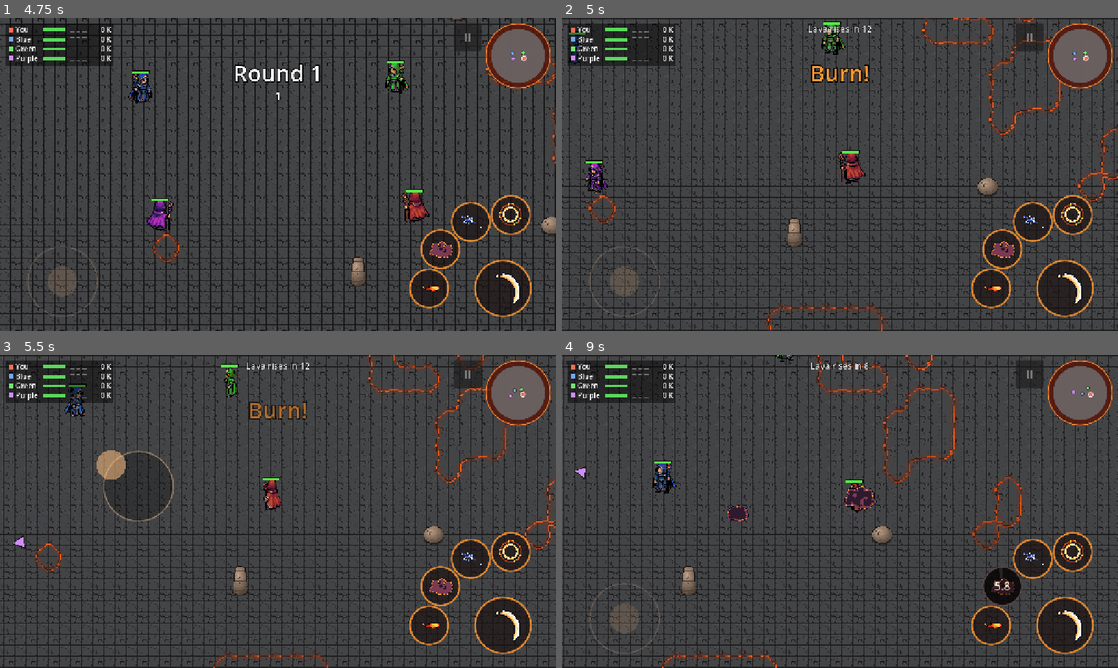
Above: before the commit, frames 1-4 (two rows, left to right).
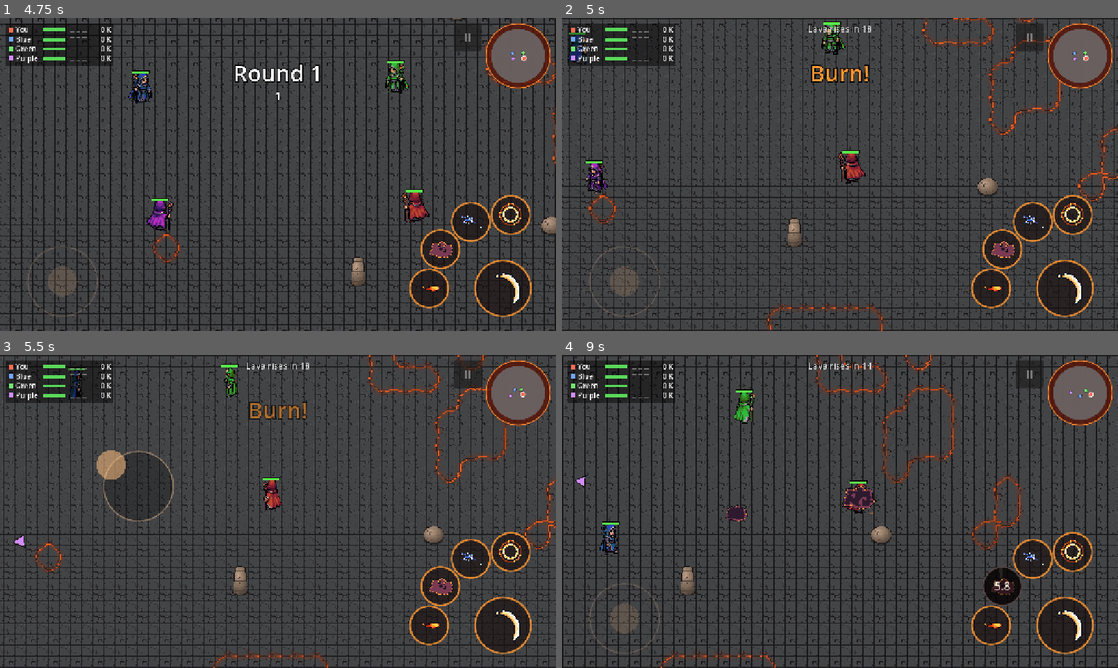
Above: after the commit, the same moments.

Repository: MariosToump/warlocks_on_android
Game: Godot game, scene res://scenes/game.tscn
Two runs of this game, one before a commit and one after it. Both use one fixed random seed, a clock stepped at 60 frames per second and the inputs below.
Inputs (mouse positions are in pixels of both pictures, inside the frame that each line leads up to):
- Up to frame 1 (4.75 s): click "Play" at 0.5 s; tap Enter at 1.25 s; move the mouse to (400, 158) at 1.27 s; hold D (move_right) 1.28-2 s; hold A (attack) 1.28-2 s; click (400, 158) at 1.42 s; click "II" at 2 s; click "Restart match" at 2.75 s; tap Space at 3.5 s; drag from (166, 190) to (250, 237) at 3.52 s; move the mouse to (333, 105) at 4.27 s; hold D (move_right) from 4.28 s (still down); hold A (attack) from 4.28 s (still down); tap Down (cam_down) at 4.35 s
- Up to frame 2 (5 s): keep holding D (move_right); keep holding A (attack)
- Up to frame 3 (5.5 s): release D (move_right) at 5 s; release A (attack) at 5 s; drag from (250, 574) to (111, 464) at 5.02 s
- Up to frame 4 (9 s): move the mouse to (1006, 558) at 5.77 s; hold S (move_down) 5.78-6.5 s; hold A (attack) 5.78-6.5 s; tap Right (cam_right) at 5.85 s; drag from (673, 464) to (756, 433) at 6.52 s; move the mouse to (867, 511) at 7.27 s; hold S (move_down) 7.28-8 s; hold A (attack) 7.28-8 s; click (867, 511) at 7.42 s; drag from (756, 433) to (728, 527) at 8.02 s; move the mouse to (962, 495) at 8.77 s; hold W (move_up) from 8.78 s (still down); hold A (attack) from 8.78 s (still down); tap Down (cam_down) at 8.85 s

Frame 1 is identical in both runs. In frame 2, 0.2% of the frame differs, in the area x 1-56%, y 2-15%; in frame 3, 0.4%; in frame 4, 22%, in the area x 0-100%, y 0-100%.

Commit message:
Lightning rework: 450 px reach, bolt-shaped hitbox, wider tip zone with 1.25x knockback; bots use the reach and go for tips; lava shrinks every 18 s (hold 12 s)
Co-Authored-By: Claude Opus 5.5 <noreply@anthropic.com>

Diff:
--- a/scripts/ai/ai_controller.gd
+++ b/scripts/ai/ai_controller.gd
@@ -31,8 +31,11 @@
 const LAVA_LOOKAHEAD := 0.3
 ## Staff: start walking in to swing from this far away.
 const STAFF_ENGAGE := 90.0
-## Lightning is used up to this distance (its range is 230).
-const LIGHTNING_REACH := 215.0
+## Lightning is used up to this share of its range (a little short of the
+## very end, so the bolt still lands after the target steps).
+const LIGHTNING_REACH := 0.93
+## Bonus for a target standing in the bolt's tip zone (wider, pushes harder).
+const LIGHTNING_TIP_BONUS := 0.35
 ## "Lava behind the target": this far past it, seen from the attacker.
 const BEHIND := 80.0
 ## Opening watch: attacks count this much, and it keeps at least this far off.
@@ -485,12 +488,15 @@
 func _score_lightning() -> float:
 	if target == null or not _can_cast("E") or target.is_shielded():
 		return 0.0
-	if _target_distance() > LIGHTNING_REACH or _rock_in_the_way():
+	var bolt := wizard.get_spell("E") as LightningSpell
+	var reach := bolt.max_range * LIGHTNING_REACH
+	if _target_distance() > reach or _rock_in_the_way():
 		return 0.0
 	var d := _target_distance()
+	var tip := LIGHTNING_TIP_BONUS if bolt.is_tip(d) else 0.0
 	if _lava_behind(target, wizard.global_position):
-		return 1.2 + 0.5 * (1.0 - d / LIGHTNING_REACH)
-	var s := 0.7 + 0.5 * (1.0 - d / LIGHTNING_REACH)
+		return 1.2 + 0.5 * (1.0 - d / reach) + tip
+	var s := 0.7 + 0.5 * (1.0 - d / reach) + tip
 	# Blasting them away is pointless for a bot that's trying to close in.
 	if d > preferred_distance() + 60.0:
 		s *= 0.4
--- a/scripts/arena.gd
+++ b/scripts/arena.gd
@@ -29,12 +29,12 @@
 
 @export_group("Shrinking")
 @export var shrinks := false ## the game turns this on
-@export var shrink_delay := 12.0 ## seconds between shrinks
+@export var shrink_delay := 18.0 ## seconds between shrinks
 @export var shrink_step_tiles := 6.0 ## how far the edge creeps in each time
 @export var shrink_speed := 3.0 ## tiles per second while creeping
 @export var shrink_warning := 4.0 ## seconds of warning line before a shrink
 @export var min_radius_tiles := 10.0 ## 3 steps of 6 from 28
-@export var min_hold := 8.0 ## seconds at the minimum before it regrows / sudden death
+@export var min_hold := 12.0 ## seconds at the minimum before it regrows / sudden death
 @export var regrows := true ## false = sudden death after the hold (the game turns this off for rounds)
 @export var final_shrink_speed := 1.2 ## tiles per second during sudden death
 @export_group("")
--- a/scripts/spells/lightning.gd
+++ b/scripts/spells/lightning.gd
@@ -1,16 +1,24 @@
 class_name LightningSpell
 extends Spell
-## E: an instant short bolt in a line. Hits the first wizard on the line
-## for high knockback. A shield stops it.
+## E: an instant bolt in a line. Hits the first wizard on the line for high
+## knockback. A shield stops it. The hitbox is a capsule around the drawn bolt;
+## its last `tip_length` px are a wider "tip" that pushes harder (v0.11).
 
 const HIT := preload("res://assets/sprites/effects/lightning_hit_frames.tres")
 const BOLT := preload("res://scripts/lightning_bolt.gd")
 
 @export var damage_by_level: Array[float] = [8.0, 10.0, 12.0, 14.0]
 @export var knockback_by_level: Array[float] = [700.0, 740.0, 780.0, 820.0]
-@export var max_range := 230.0
-## How far from the line a wizard's centre can be and still get hit.
-@export var hit_width := 14.0
+@export var max_range := 450.0
+## How far from the line a wizard's centre can be and still get hit (covers
+## the drawn bolt: +-6 px jitter and a 4 px line, plus the wizard's body).
+@export var hit_width := 16.0
+@export_group("Tip")
+## The last stretch of the bolt: easier to land and pushes harder.
+@export var tip_length := 70.0
+@export var tip_width := 28.0
+@export var tip_knockback := 1.25
+@export_group("")
 
 
 func _init() -> void:
@@ -36,8 +44,8 @@
 		var w := node as Wizard
 		if w == caster or not w.alive:
 			continue
-		var reach := (Wizard.SHIELD_RADIUS if w.is_shielded() else hit_width)
 		var t := (w.global_position - from).dot(dir)
+		var reach := Wizard.SHIELD_RADIUS if w.is_shielded() else width_at(t)
 		if t < 0.0 or t > max_range + reach:
 			continue
 		var off := (w.global_position - (from + dir * t)).length()
@@ -59,12 +67,25 @@
 			EffectOneShot.spawn_at_feet(HIT, parent, end).scale = Vector2(0.6, 0.6)
 		else:
 			end = from + dir * best_t
+			var tip := is_tip(best_t)
 			best.take_damage(damage_by_level[level], caster)
-			best.apply_knockback(dir * knockback_by_level[level])
+			best.apply_knockback(dir * knockback_by_level[level] * (tip_knockback if tip else 1.0))
 			best.flash_hit(dir)
-			EffectOneShot.spawn_at_feet(HIT, parent, best.global_position)
+			var spark := EffectOneShot.spawn_at_feet(HIT, parent, best.global_position)
+			if tip:
+				spark.scale = Vector2(1.6, 1.6)
 
 	var bolt: Node2D = BOLT.new()
 	bolt.from = from + dir * 10.0
 	bolt.to = end
 	parent.add_child(bolt)
+
+
+## Is a hit this far along the bolt a tip hit?
+func is_tip(t: float) -> bool:
+	return t >= max_range - tip_length
+
+
+## Hit radius around the bolt this far along it.
+func width_at(t: float) -> float:
+	return tip_width if is_tip(t) else hit_width
--- a/tools/test_ai_human.gd
+++ b/tools/test_ai_human.gd
@@ -409,13 +409,14 @@
 	for s in ["Q", "E", "W", "A"]: # walk only: no spells, no staff
 		(blue.get_spell(s) as Spell).cooldown_left = 99.0
 	_place(blue, c)
-	_place(green, c + Vector2(520, 0))
+	# Far enough that he walks a good way before his hold (lightning reach + 20).
+	_place(green, c + Vector2(820, 0))
 	# Count changes of sideways direction (his strafe already curves the
 	# path to one side, so "both sides of the line" isn't the measure).
 	var flips := 0
 	var side := 0
 	var last_y := blue.global_position.y
-	for i in 200:
+	for i in 300:
 		await _frames(1)
 		var vy := (blue.global_position.y - last_y) * 60.0
 		last_y = blue.global_position.y
--- /dev/null
+++ b/tools/test_lightning.gd
@@ -0,0 +1,146 @@
+extends SceneTree
+## Lightning rework (v0.11): 450 px reach, a capsule hitbox like the drawn bolt,
+## a wider tip zone with a knockback bonus, and bots that use the new reach.
+##   godot --headless --path . -s tools/test_lightning.gd
+
+var game: Node
+var player: Wizard
+var blue: Wizard
+var green: Wizard
+var purple: Wizard
+var arena: Arena
+var bolt: LightningSpell
+var c: Vector2
+var failures := 0
+
+
+func _init() -> void:
+	game = load("res://scenes/game.tscn").instantiate()
+	game.bot_ai = false
+	game.shrink_arena = false
+	game.rounds = false
+	game.get_node("Arena").platform_radius_tiles = 38.0
+	game.apply_settings = false
+	game.title_screen = false
+	root.add_child(game)
+	_run.call_deferred()
+
+
+func _run() -> void:
+	await _frames(5)
+	arena = game.get_node("Arena")
+	player = game.get_node("Wizards/Player")
+	blue = game.get_node("Wizards/BotBlue")
+	green = game.get_node("Wizards/BotGreen")
+	purple = game.get_node("Wizards/BotPurple")
+	c = arena.get_center()
+	player.get_node("PlayerController").process_mode = Node.PROCESS_MODE_DISABLED
+	bolt = player.get_spell("E") as LightningSpell
+
+	_test_reach()
+	_test_tip_knockback()
+	_test_tip_is_wider()
+	_test_shield_still_blocks()
+	await _test_bot_uses_reach()
+
+	print("TEST PASSED (0 failures)" if failures == 0 else "TEST FAILED (%d failures)" % failures)
+	quit(1 if failures else 0)
+
+
+func _setup(target_at: Vector2) -> void:
+	_park_all()
+	_place(player, c)
+	_place(blue, target_at)
+
+
+func _zap(at: Vector2) -> void:
+	bolt.release(at)
+
+
+func _test_reach() -> void:
+	print("reach")
+	_check(is_equal_approx(bolt.max_range, 450.0), "max range 450 (%.0f)" % bolt.max_range)
+	_setup(c + Vector2(420, 0))
+	_zap(blue.global_position)
+	_check(blue.health < 100.0, "hits at 420 px (hp %.1f)" % blue.health)
+	_setup(c + Vector2(520, 0))
+	_zap(blue.global_position)
+	_check(is_equal_approx(blue.health, 100.0), "misses at 520 px")
+
+
+func _test_tip_knockback() -> void:
+	print("tip knockback")
+	_setup(c + Vector2(200, 0))
+	_zap(blue.global_position)
+	var shaft := blue.knockback.length()
+	_setup(c + Vector2(420, 0))
+	_zap(blue.global_position)
+	var tip := blue.knockback.length()
+	_check(shaft > 0.0 and tip / shaft > 1.2 and tip / shaft < 1.3,
+		"tip hit pushes ~1.25x harder (%.0f vs %.0f)" % [tip, shaft])
+
+
+func _test_tip_is_wider() -> void:
+	print("tip zone is wider")
+	_setup(c + Vector2(420, 24))
+	_zap(c + Vector2(420, 0))
+	_check(blue.health < 100.0, "24 px off the line at the tip: hit")
+	_setup(c + Vector2(200, 24))
+	_zap(c + Vector2(200, 0))
+	_check(is_equal_approx(blue.health, 100.0), "24 px off the line mid-bolt: miss")
+	_setup(c + Vector2(200, 14))
+	_zap(c + Vector2(200, 0))
+	_check(blue.health < 100.0, "14 px off the line mid-bolt (inside the drawn bolt): hit")
+
+
+func _test_shield_still_blocks() -> void:
+	print("shield")
+	_setup(c + Vector2(420, 0))
+	blue.raise_shield(1.0)
+	_zap(blue.global_position)
+	_check(is_equal_approx(blue.health, 100.0) and blue.knockback == Vector2.ZERO, "shield blocks a tip hit")
+
+
+func _test_bot_uses_reach() -> void:
+	print("bots use the new reach")
+	_park_all()
+	var ai := AIController.new()
+	ai.personality = preload("res://ai/personalities/caster.tres")
+	ai.profile = preload("res://ai/profiles/normal.tres")
+	green.add_child(ai)
+	_place(green, c)
+	_place(blue, c + Vector2(400, 0))
+	await _frames(2)
+	ai.target = blue
+	var far := ai._score_lightning()
+	_check(far > 0.0, "caster scores lightning at 400 px (%.2f)" % far)
+	_place(blue, c + Vector2(300, 0))
+	var mid := ai._score_lightning()
+	_check(far > mid, "a target in the tip zone scores higher (%.2f vs %.2f)" % [far, mid])
+	ai.free()
+
+
+# --- helpers -----------------------------------------------------------------
+
+func _park_all() -> void:
+	var spots := [Vector2(-900, -300), Vector2(-900, 300), Vector2(-600, -700), Vector2(-600, 700)]
+	var all := [player, blue, green, purple]
+	for i in all.size():
+		_place(all[i], c + spots[i])
+		for s in all[i].get_node("Spells").get_children():
+			(s as Spell).cooldown_left = 0.0
+
+
+func _place(w: Wizard, at: Vector2) -> void:
+	w.reset(at)
+
+
+func _check(ok: bool, what: String) -> void:
+	print(("  ok   " if ok else "  FAIL ") + what)
+	if not ok:
+		failures += 1
+
+
+func _frames(n: int) -> void:
+	for i in n:
+		await physics_frame
--- a/tools/test_spells.gd
+++ b/tools/test_spells.gd
@@ -55,7 +55,7 @@
 	# --- Lightning ---------------------------------------------------------
 	_place(player, c)
 	_place(blue, c + Vector2(130, 0))
-	_place(green, c + Vector2(400, 0)) # behind blue and out of range
+	_place(green, c + Vector2(400, 0)) # behind blue
 	await _frames(2)
 	_check(player.cast("E", blue.global_position), "cast lightning")
 	await _seconds(0.17)
@@ -69,13 +69,14 @@
 	var pushed := blue.global_position.x - (c.x + 130.0)
 	_check(pushed > 140.0, "lightning pushes further than a fireball (%.0f px)" % pushed)
 
-	# Lightning out of range.
-	_place(blue, c + Vector2(300, 0))
+	# Lightning out of range (green moved off the line: it's within 450 px).
+	_place(green, c + Vector2(0, -600))
+	_place(blue, c + Vector2(520, 0))
 	var hp := blue.health
 	player.get_spell("E").cooldown_left = 0.0
 	player.cast("E", blue.global_position)
 	await _seconds(0.3)
-	_check(is_equal_approx(blue.health, hp), "out of range (300 px) misses")
+	_check(is_equal_approx(blue.health, hp), "out of range (520 px) misses")
 
 	# --- Shield ------------------------------------------------------------
 	_place(player, c)
Not shown, added: docs/superpowers/specs/2026-11-27-lightning-rework-design.md
